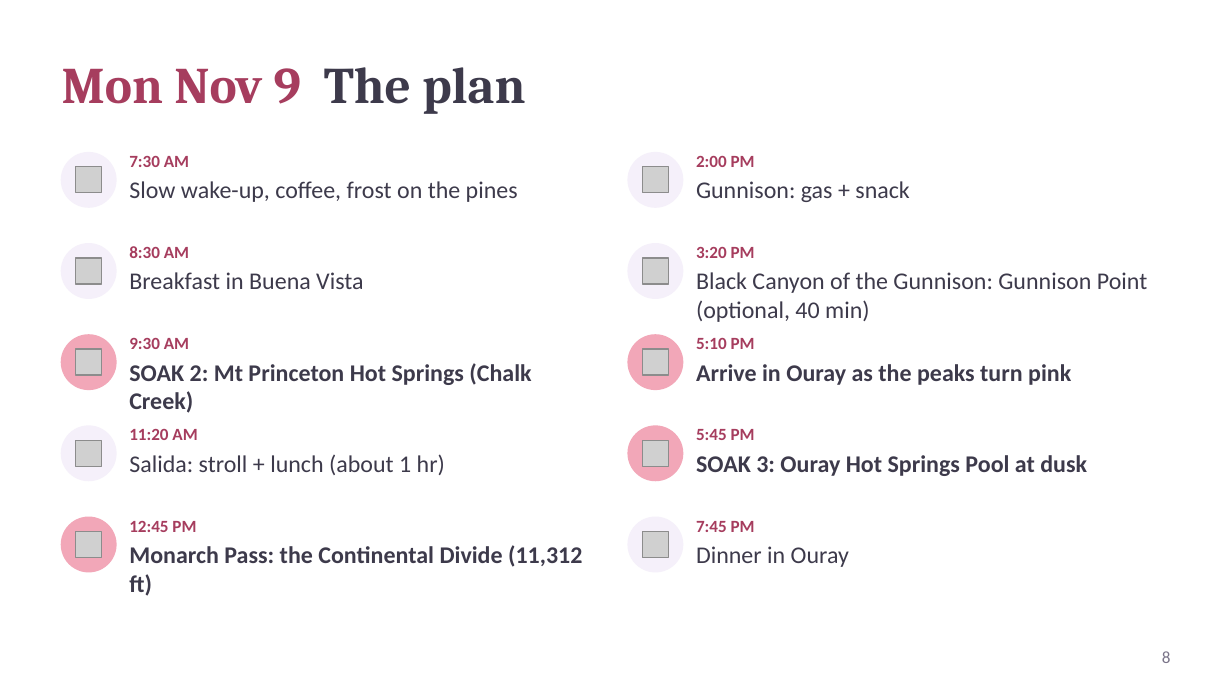
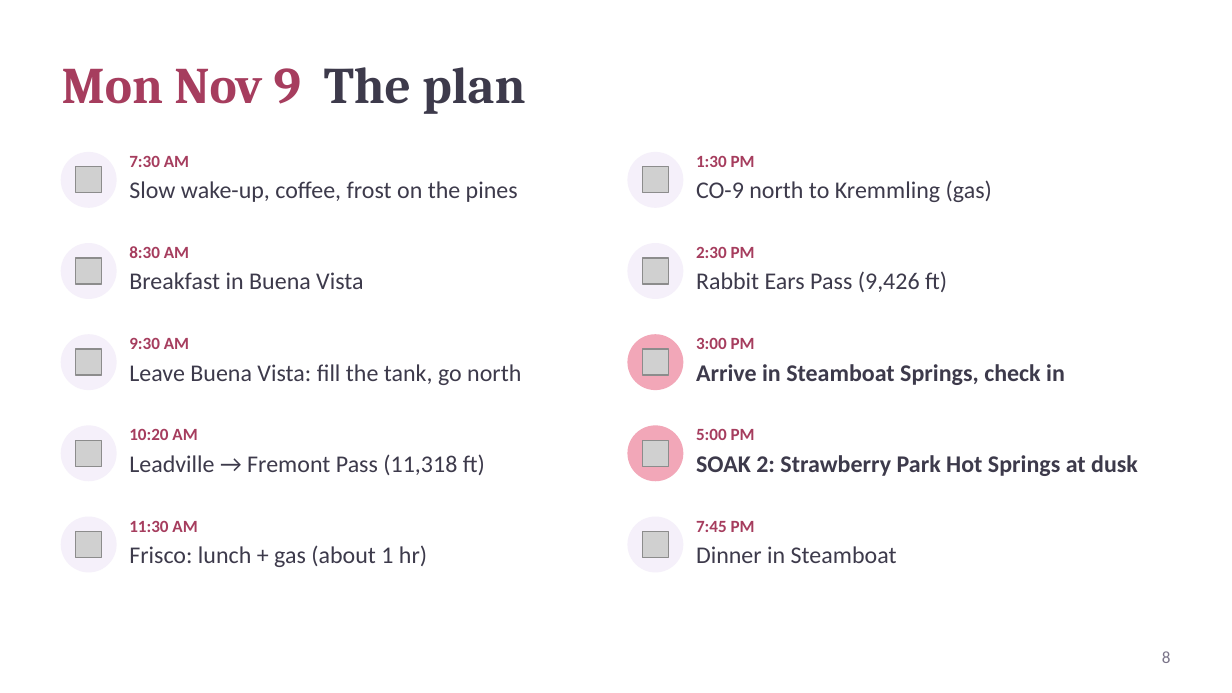
Before and after one commit to kohl-crypto/desert-to-divide, a slide deck: slide 8 of Desert-to-Divide-Tour-Guide.pptx. Drawn at 1232x693 pixels with LibreOffice and Linux fonts; fonts in the diff are those of the drawing; grey boxes stand for pictures. Boxes give left, top, right and bottom in pixels: in the first picture for what was removed or moved away, otherwise in the second. Text is boxed around its words. In the diff, an @@ line names an element or a change of style, - is before the commit and + after.

```diff
--- a/Desert-to-Divide-Tour-Guide.pptx
+++ b/Desert-to-Divide-Tour-Guide.pptx
@@ text at (696, 156, 755, 167): text changed @@
-2:00 PM
+1:30 PM
@@ text at (696, 180, 992, 202): text changed @@
-Gunnison: gas + snack
+CO-9 north to Kremmling (gas)
@@ text at (696, 247, 755, 258): text changed @@
-3:20 PM
+2:30 PM
@@ text at (696, 271, 947, 292): text changed @@
-Black Canyon of the Gunnison: Gunnison Point (optional, 40 min)
+Rabbit Ears Pass (9,426 ft)
@@ ellipse at (62, 335, 116, 389): fill #F2A7B8 to #F5F0FA; outline #F2A7B8 1 pt to #F5F0FA 1 pt @@
@@ text at (696, 338, 755, 349): text changed @@
-5:10 PM
+3:00 PM
@@ text at (129, 364, 521, 385): text changed; bold off @@
-SOAK 2: Mt Princeton Hot Springs (Chalk Creek)
+Leave Buena Vista: fill the tank, go north
@@ text at (696, 364, 1065, 385): text changed @@
-Arrive in Ouray as the peaks turn pink
+Arrive in Steamboat Springs, check in
@@ text at (129, 429, 197, 440): text changed @@
-11:20 AM
+10:20 AM
@@ text at (696, 429, 755, 440): text changed @@
-5:45 PM
+5:00 PM
@@ text at (129, 454, 485, 475): text changed @@
-Salida: stroll + lunch (about 1 hr)
+Leadville → Fremont Pass (11,318 ft)
@@ text at (696, 455, 1138, 476): text changed @@
-SOAK 3: Ouray Hot Springs Pool at dusk
+SOAK 2: Strawberry Park Hot Springs at dusk
@@ ellipse at (62, 517, 116, 572): fill #F2A7B8 to #F5F0FA; outline #F2A7B8 1 pt to #F5F0FA 1 pt @@
@@ text at (129, 521, 197, 532): text changed @@
-12:45 PM
+11:30 AM
@@ text at (129, 545, 427, 567): text changed; bold off @@
-Monarch Pass: the Continental Divide (11,312 ft)
+Frisco: lunch + gas (about 1 hr)
@@ text at (696, 546, 897, 563): text changed @@
-Dinner in Ouray
+Dinner in Steamboat
```
Also in this commit, not shown: 13 other slides changed, 19 other files.
